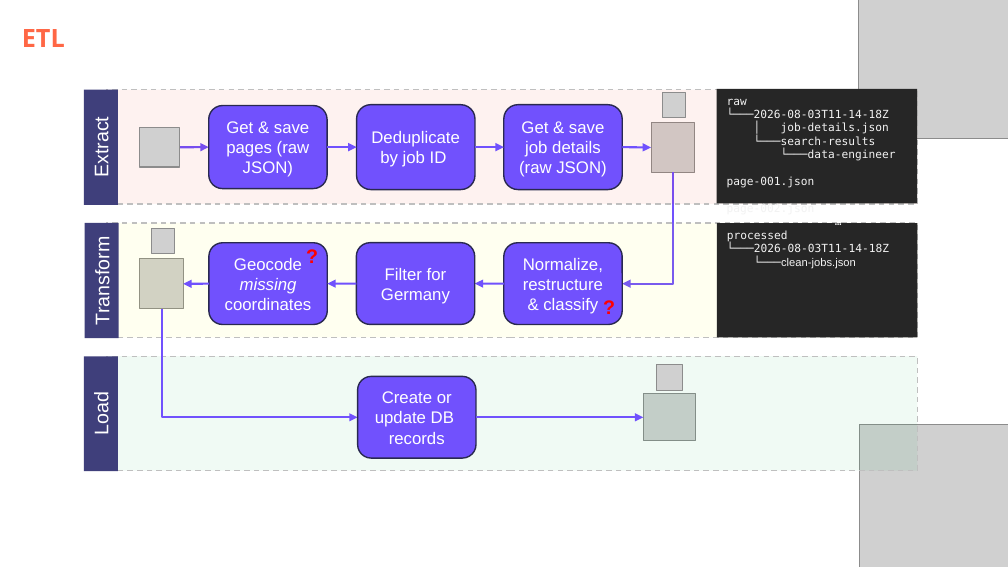
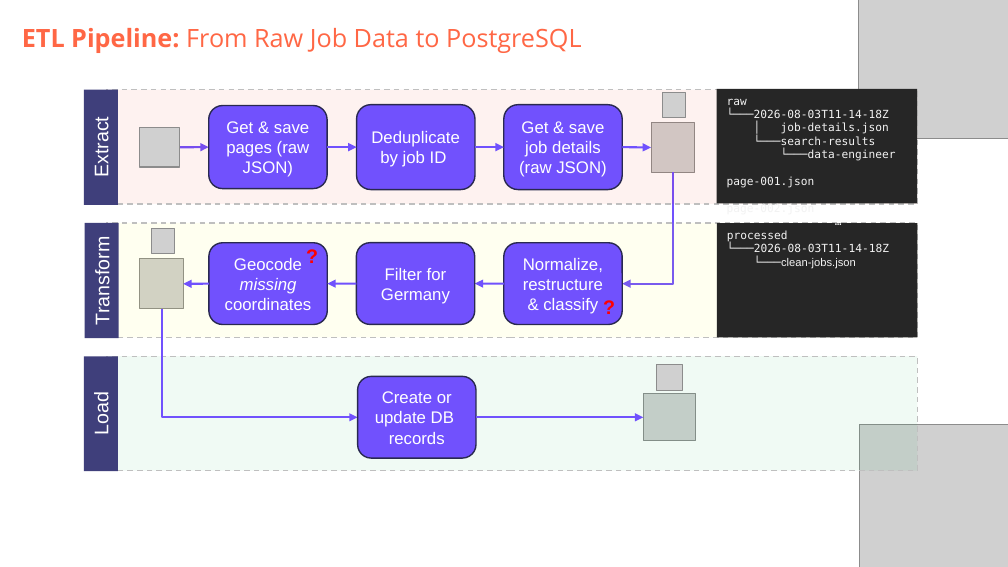
Before and after one commit to DataScientest-Studio/jun26bde-job-market, a slide deck: slide 5 of docs/defence/Defence.pptx. Drawn at 1008x567 pixels with LibreOffice and Linux fonts; fonts in the diff are those of the drawing; grey boxes stand for pictures; background and template pictures are left out. Boxes give left, top, right and bottom in pixels: in the first picture for what was removed or moved away, otherwise in the second. Text is boxed around its words. In the diff, an @@ line names an element or a change of style, - is before the commit and + after.

Commit message:
Add subtitles to most slides

```diff
--- a/docs/defence/Defence.pptx
+++ b/docs/defence/Defence.pptx
@@ subtitle at bbox=[22, 28, 581, 53]: text changed; bold off @@
-ETL
+ETL Pipeline: From Raw Job Data to PostgreSQL
```
Also in this commit, not shown: 6 other slides changed.
